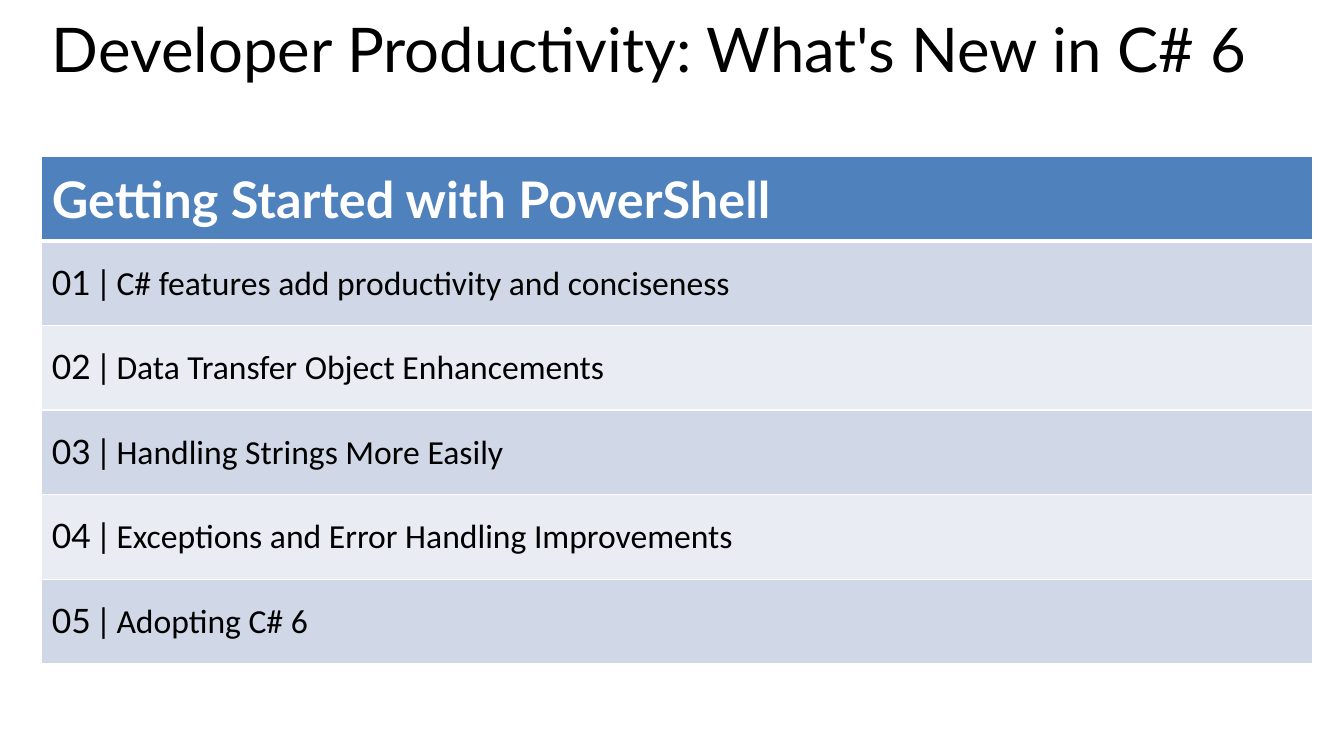
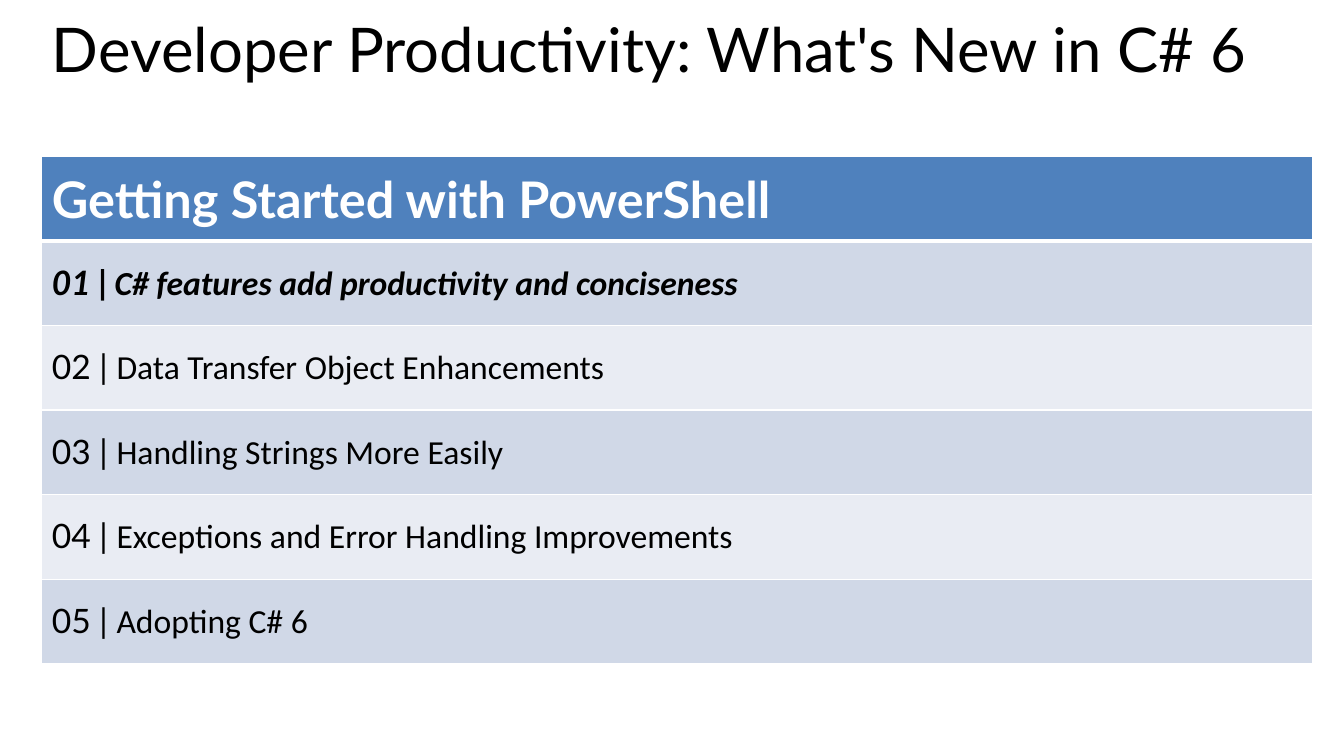
Before and after one commit to BillWagner/MVA-CSharp6, a slide deck: slide 6 of Slides/MVA-What'sNewC#6-Module1.pptx. Drawn at 1344x756 pixels with LibreOffice and Linux fonts; fonts in the diff are those of the drawing. Boxes give left, top, right and bottom in pixels: in the first picture for what was removed or moved away, otherwise in the second. Text is boxed around its words. In the diff, an @@ line names an element or a change of style, - is before the commit and + after.

```diff
--- a/Slides/MVA-What'sNewC#6-Module1.pptx
+++ b/Slides/MVA-What'sNewC#6-Module1.pptx
@@ table at (x1=41, y1=156, x2=1312, y2=664) @@
@@ bold on, italic on in "01 | C# features add productivity and ..." @@
```
Also in this commit, not shown: 1 other file.
